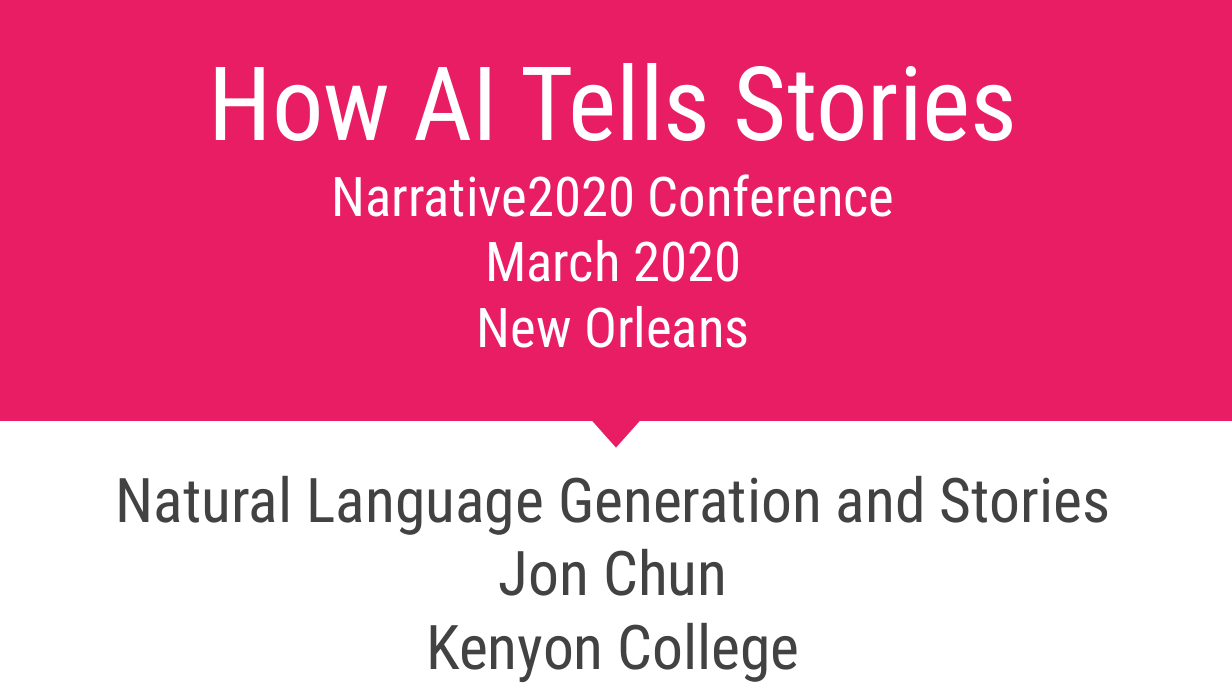
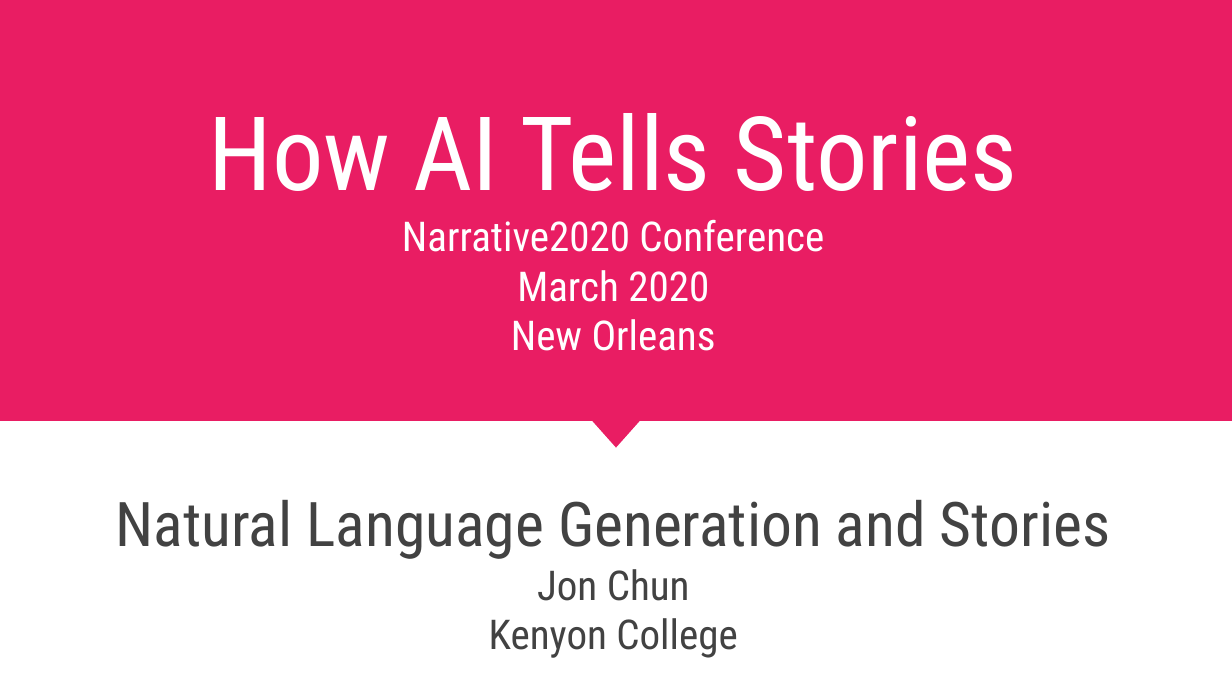
Before and after one commit to jon-chun/conference-narrative2020-GPT2-NLG, a slide deck: slide 1 of presentation_how_ai_writes_20200304.pptx. Drawn at 1232x693 pixels with LibreOffice and Linux fonts; fonts in the diff are those of the drawing. Boxes give left, top, right and bottom in pixels: in the first picture for what was removed or moved away, otherwise in the second. Text is boxed around its words. In the diff, an @@ line names an element or a change of style, - is before the commit and + after.

Commit message:
added cover slide

```diff
--- a/presentation_how_ai_writes_20200304.pptx
+++ b/presentation_how_ai_writes_20200304.pptx
@@ title "How AI Tells Stories Narrative2020 ..." at [208,113,1018,351]: size 32 to 24 pt in "Narrative2020 Conference March 2020 New Orleans" @@
@@ subtitle at [489,569,737,658]: size 36 to 24 pt in "Jon Chun", "Kenyon College" @@
```
Also in this commit, not shown: 2 other files.
